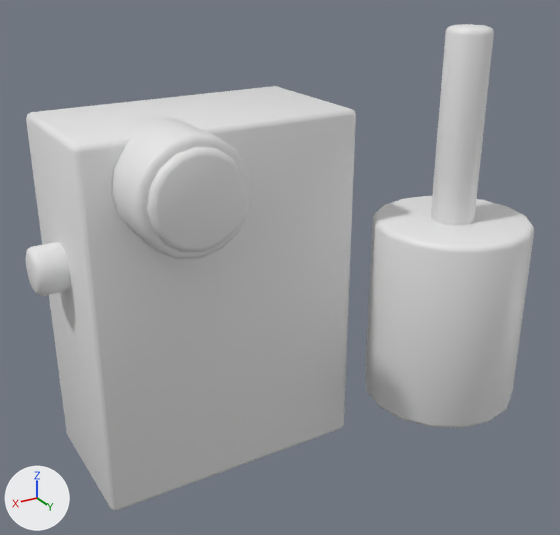
Renders of the glTF model assets/models/soviet/SM_SHI11_Interferometer.glb from each side of a commit.
Rendered twice from a 50 mm camera at (0.105, 0.231, 0.177) aimed at (-0.021, 0.02, 0.072). Lighting does not change. The marker at lower left points along +X, +Y and +Z. The picture after the commit comes second. Where no turn or scale is listed for an object, it has been applied to the vertices.

In view in the first picture: 'Btn_Light_Cap', 'Bulb_Rubber_Pump', 'Eyepiece_Lens_Quad', 'SM_SHI11_Interferometer'.
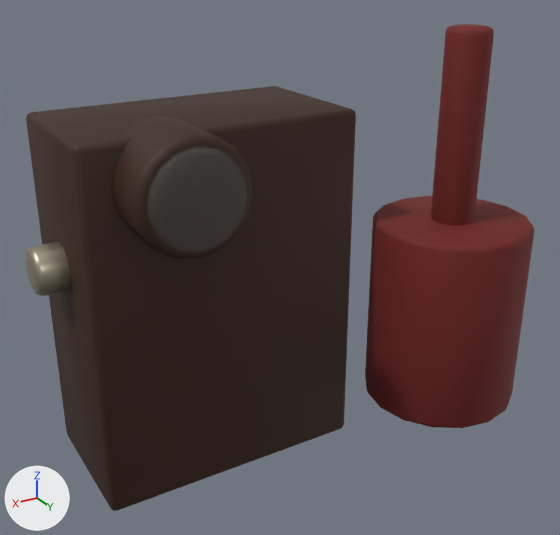
What differs and where, as boxes [x1, y1, x2, y2] in the pictures (560 x 535 px):
'SM_SHI11_Interferometer', recoloured (white to brown): [26, 86, 356, 511] in both
'Bulb_Rubber_Pump', recoloured (white to dark red): [365, 24, 534, 428] in both
'Eyepiece_Lens_Quad', surface changed: [147, 147, 248, 252] in both
'Btn_Light_Cap', recoloured, surface changed (white to beige): [25, 242, 71, 296] in both

The change in detail:
Material 'M_Leather_Brown' (mat_m_leather_brown) changes colour from white #e7e7e7 to brown #381e0c; in linear values from (0.8, 0.8, 0.8) to (0.0399, 0.0127, 0.0037).
Material 'M_Cadmium_Steel' (mat_m_cadmium_steel) changes colour from white #e7e7e7 to beige #b6af97; in linear values from (0.8, 0.8, 0.8) to (0.47, 0.426, 0.311).
In material 'M_Cadmium_Steel' (mat_m_cadmium_steel), metallic goes from 0.0 to 0.9.
Material 'M_Rubber_Red' (mat_m_rubber_red) changes colour from white #e7e7e7 to dark red #6e1c18; in linear values from (0.8, 0.8, 0.8) to (0.157, 0.0119, 0.00902).
In material 'M_Glass_Dome' (mat_m_glass_dome), alpha goes from 1.0 to 0.35.
In material 'M_Glass_Dome' (mat_m_glass_dome), transmission_weight is now set to 0.85.
